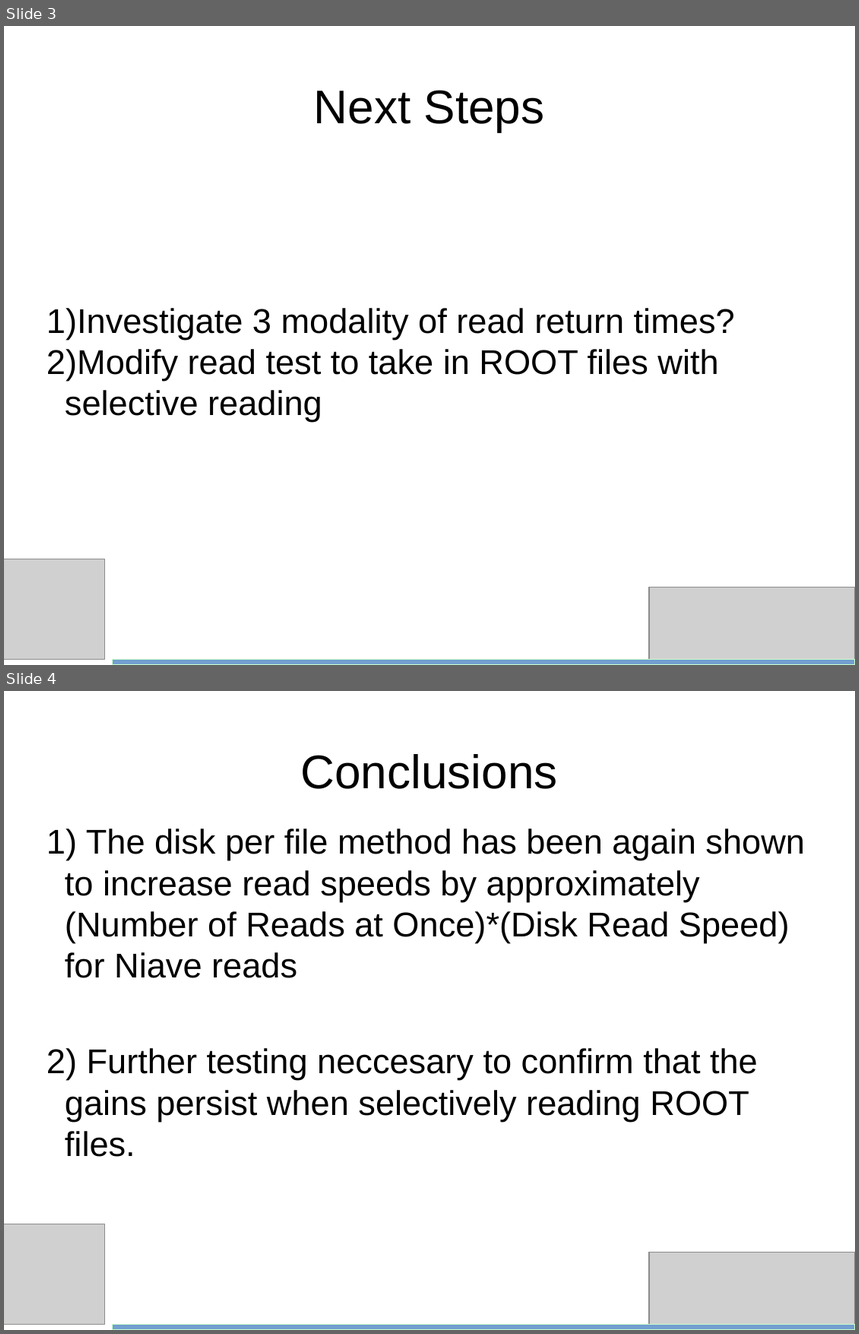
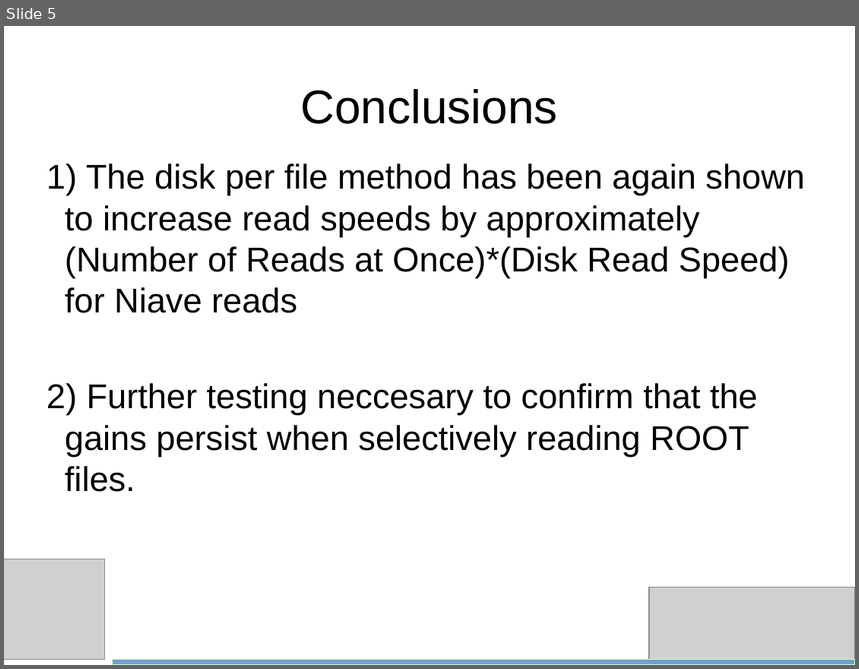
Before and after one commit to bth5032/smartsubmit, a slide deck: smartsubmit_intro.odp. Shown one above the other, each under a label of ours: slides 3 and 4 before the commit, slide 5 after it. The pictures are 859x1334 and 859x669 pixels, drawn with LibreOffice and Linux fonts; fonts in the diff are those of the drawing; grey boxes stand for pictures. Boxes give left, top, right and bottom in pixels: in the first picture for what was removed or moved away, otherwise in the second. Text is boxed around its words. In the diff, an @@ line names an element or a change of style, - is before the commit and + after.

```diff
--- a/smartsubmit_intro.odp
+++ b/smartsubmit_intro.odp
@@ slide 3 removed at [4,26,855,665], background #FFFFFF @@
@@ title removed at [314,90,545,132] @@
-Next Steps
@@ subtitle removed at [47,308,735,422] @@
-1) Investigate 3 modality of read return times?
-2) Modify read test to take in ROOT files with selective reading
@@ picture removed at [4,559,104,659] @@
@@ picture removed at [649,587,855,665] @@
@@ rectangle removed at [112,659,855,665] @@
@@ what was slide 4 is now slide 5 @@
```
Also in this commit, not shown: 2 slides changed, 2 slides added, 1 other file.
